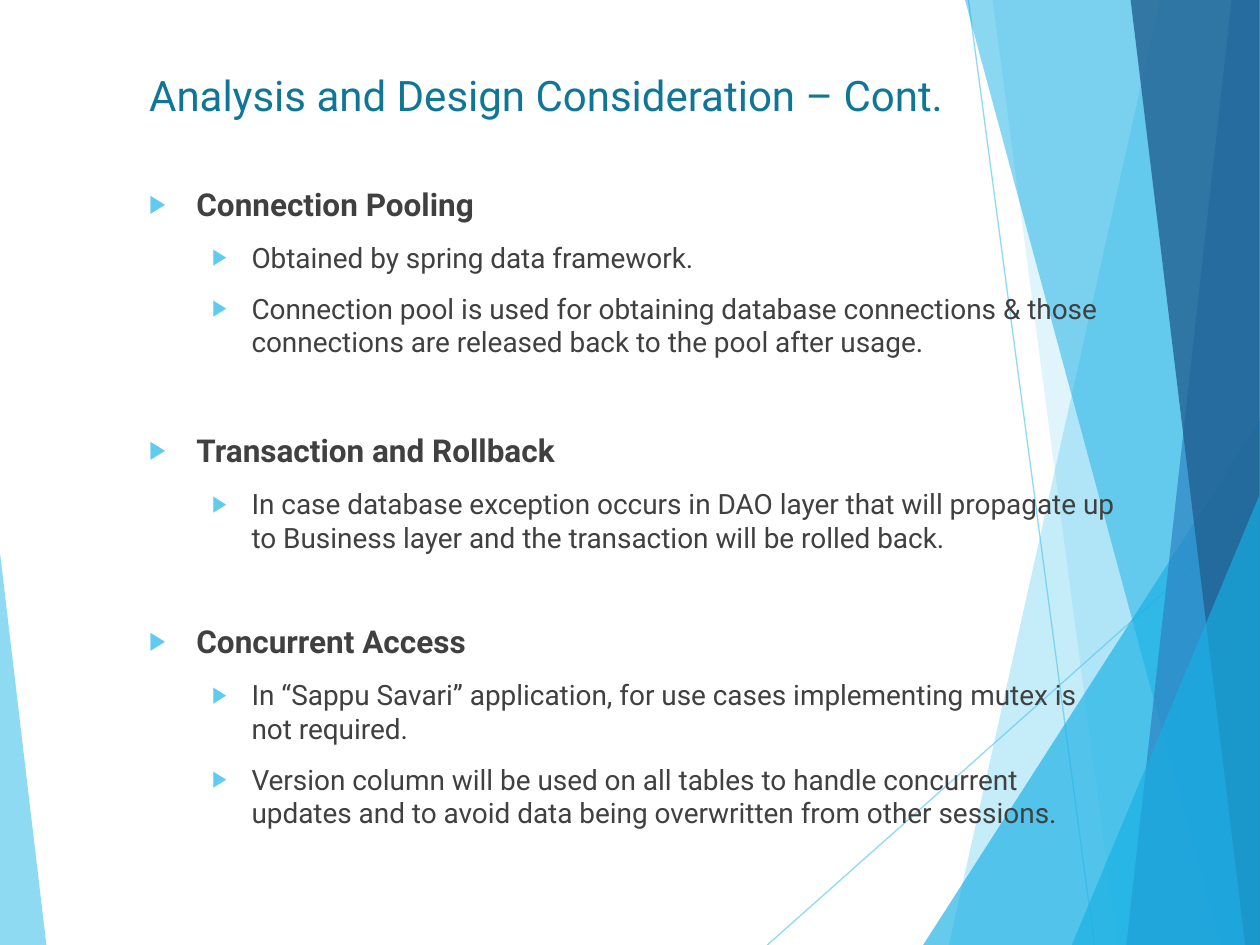
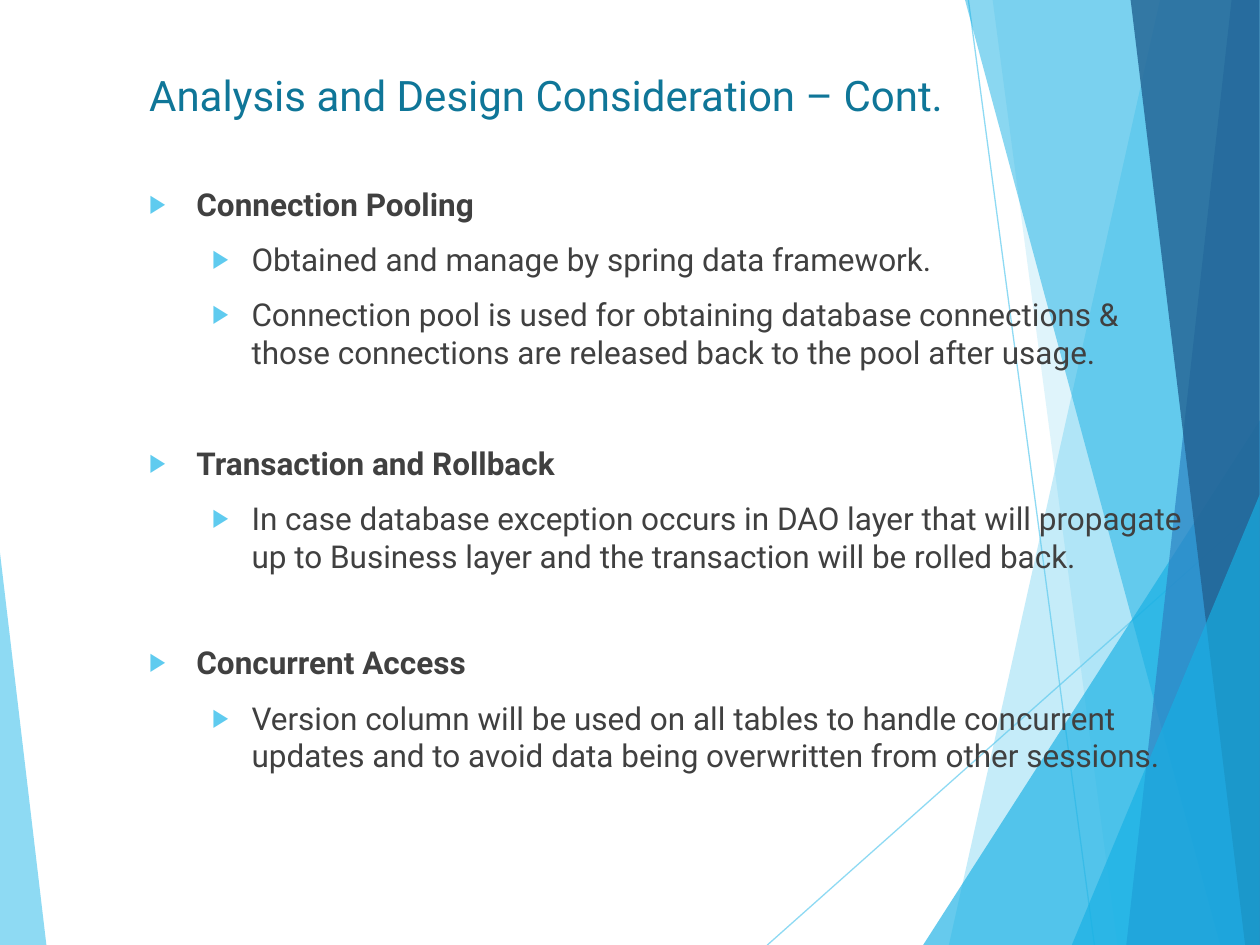
Before and after one commit to isurudewasurendra/SappuSavari, a slide deck: slide 17 of documentation/Location Based Mobile Marketing System.pptx. Drawn at 1260x945 pixels with LibreOffice and Linux fonts; fonts in the diff are those of the drawing. Boxes give left, top, right and bottom in pixels: in the first picture for what was removed or moved away, otherwise in the second. Text is boxed around its words. In the diff, an @@ line names an element or a change of style, - is before the commit and + after.

```diff
--- a/documentation/Location Based Mobile Marketing System.pptx
+++ b/documentation/Location Based Mobile Marketing System.pptx
@@ text at (252,247,931,278): text changed; size 16 to 18 pt @@
-  ▶ Obtained by spring data framework.
+  ▶ Obtained and manage by spring data framework.
@@ text at (252,298,1182,775): size 16 to 18 pt in "Connection pool is used for obtaining database ...", "In case database exception occurs in DAO ...", "Version column will be used on all ..." @@
@@ text at (252,679,1076,745): paragraph removed @@
-  ▶ In “Sappu Savari” application, for use cases implementing mutex is not required.
```
Also in this commit, not shown: 7 other slides changed, 1 slide added, 1 other file.
